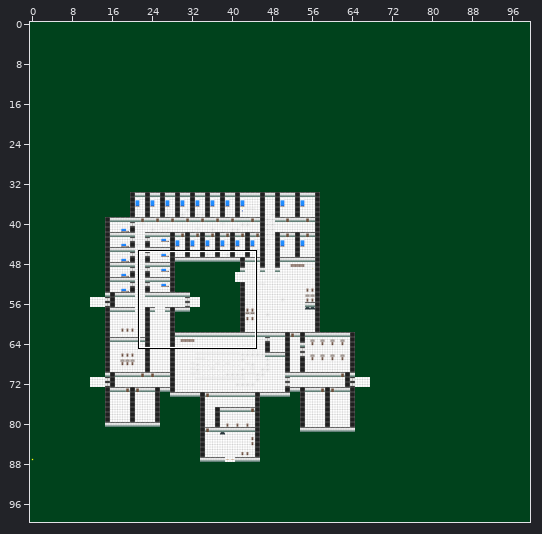
An edit to a level. Tiled map, ALPHA TEX/world3.tmx. The picture above shows the old version from afar; the outline marks the close-up.
Close-up. Old version:
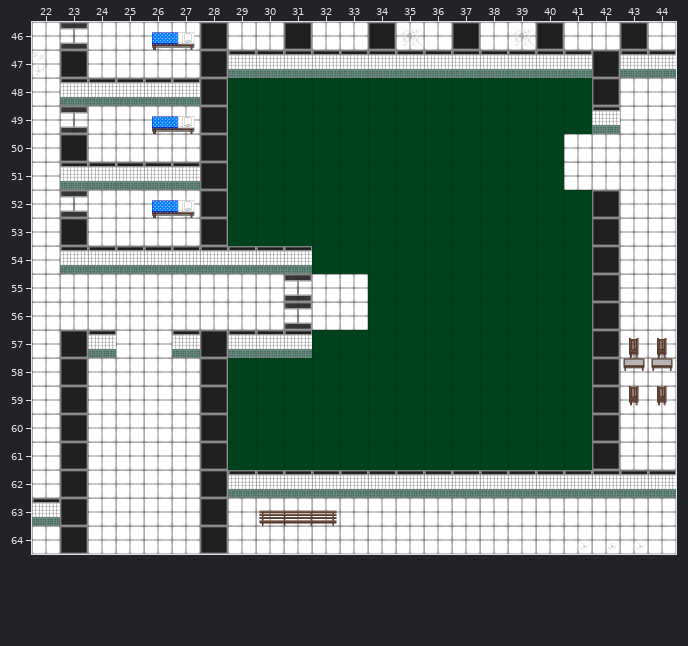
Cells are 64x64 px. Shown: x 22..44, y 46..64. The commit also changed other parts of the map, which this record leaves out.
And afterwards:
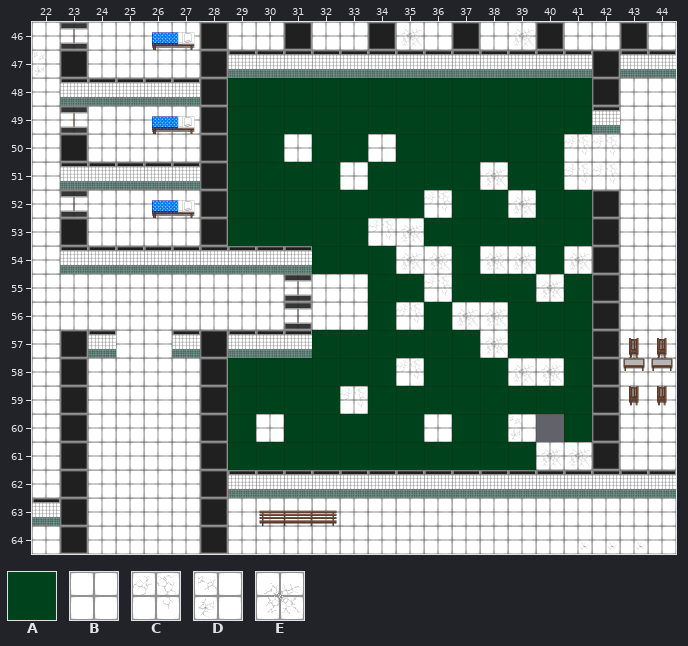
Key: from "alpha_sprite_sheet": A 8; from "floor_wall_sheet": B 0, C 1, D 2, E 4.
_ is an empty cell, # one hidden under a higher layer.
Difference:
Layer "Tile Layer 2 - Golv":
y 50: x 31 A -> B; x 34 A -> B; x 41..42 #_ -> CC
y 51: x 33 A -> B; x 38 A -> E; x 41..42 #_ -> CC
y 52: x 36 A -> C; x 39 A -> E
y 53: x 34..35 AA -> CE
y 54: x 35..36 AA -> EE; x 38..39 AA -> EE; x 41 A -> E
y 55: x 36 A -> C; x 40 A -> E
y 56: x 35 A -> C; x 37..38 AA -> EE
y 57: x 38 A -> E
y 58: x 35 A -> C; x 39..40 AA -> EE
y 59: x 33 A -> C
y 60: x 30 A -> B; x 36 A -> B; x 39..40 AA -> D_
y 61: x 40..41 AA -> EE
Layer "väggar":
y 50..51: x 41..42 BB -> __
